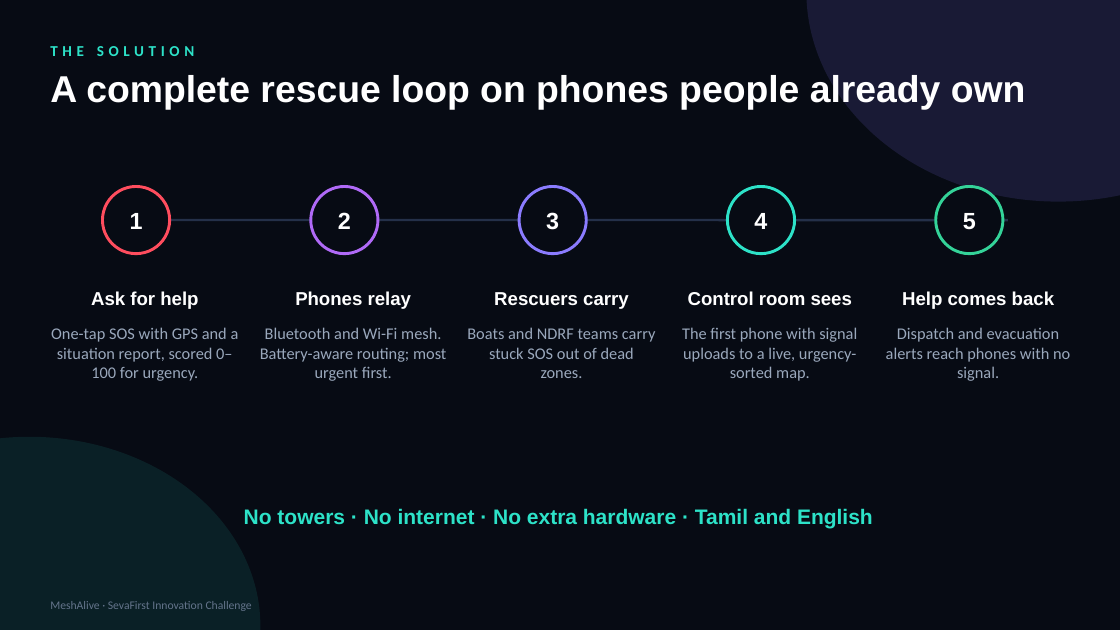
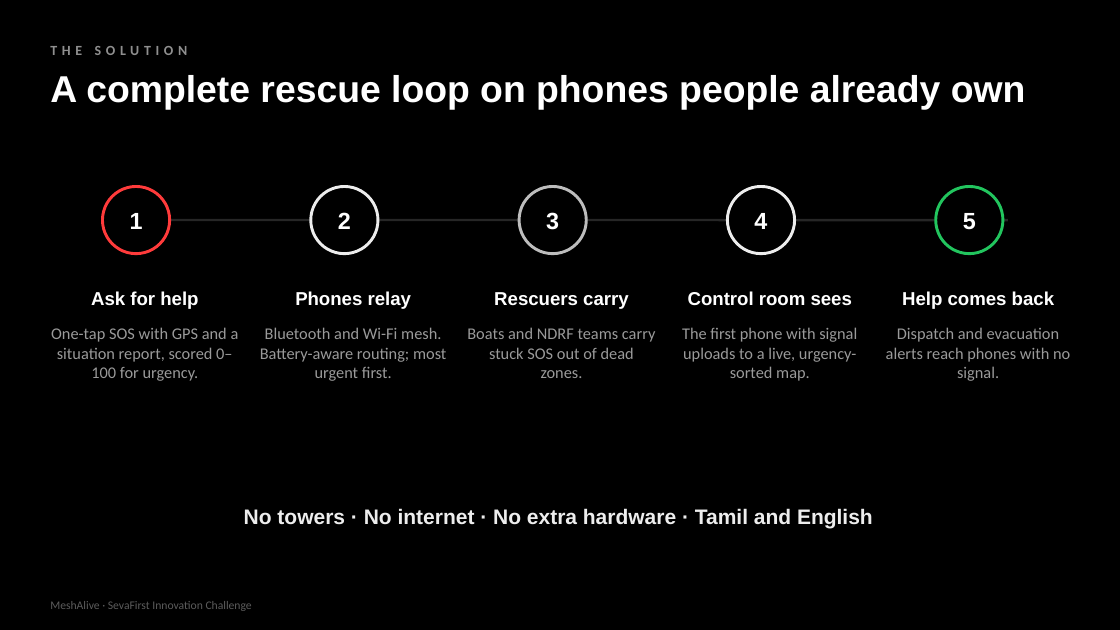
Before and after one commit to yogeshwardev/MESHALIVE-, a slide deck: slide 3 of submission/MeshAlive_Pitch_Deck.pptx. Drawn at 1120x630 pixels with LibreOffice and Linux fonts; fonts in the diff are those of the drawing. Boxes give left, top, right and bottom in pixels: in the first picture for what was removed or moved away, otherwise in the second. Text is boxed around its words. In the diff, an @@ line names an element or a change of style, - is before the commit and + after.

```diff
--- a/submission/MeshAlive_Pitch_Deck.pptx
+++ b/submission/MeshAlive_Pitch_Deck.pptx
@@ background #070B14 to #000000 @@
@@ ellipse removed at (807,0,1120,202) @@
@@ text "THE SOLUTION" at (50,46,188,55): size 13 to 12 pt, text colour #2DE2C8 to #8F8F8F @@
@@ ellipse "1" at (103,187,170,254): fill #070B14 to #000000; outline #FF4D5E 2.5 pt to #FF3B3B 2.5 pt @@
@@ ellipse "2" at (311,187,378,254): fill #070B14 to #000000; outline #B06AF7 2.5 pt to #EDEDED 2.5 pt @@
@@ ellipse "3" at (519,187,586,254): fill #070B14 to #000000; outline #8B7CFF 2.5 pt to #BDBDBD 2.5 pt @@
@@ ellipse "4" at (728,187,795,254): fill #070B14 to #000000; outline #2DE2C8 2.5 pt to #EDEDED 2.5 pt @@
@@ ellipse "5" at (936,187,1003,254): fill #070B14 to #000000; outline #34D399 2.5 pt to #22C55E 2.5 pt @@
@@ line (118, 220) - (1008, 220): stroke #243049 2 pt to #262626 2 pt @@
@@ text colour #9AA8BC to #9A9A9A in 5 elements at (51,327,239,381), (260,327,446,381), (467,327,655,378), (682,327,857,381), (886,327,1070,381) @@
@@ ellipse removed at (0,437,260,630) @@
@@ text "No towers · No internet ..." at (244,508,873,529): text colour #2DE2C8 to #EDEDED @@
@@ text "MeshAlive · SevaFirst Innovation Challenge" at (50,601,252,611): text colour #64748B to #5C5C5C @@
```
Also in this commit, not shown: 10 other slides changed, 14 other files.
